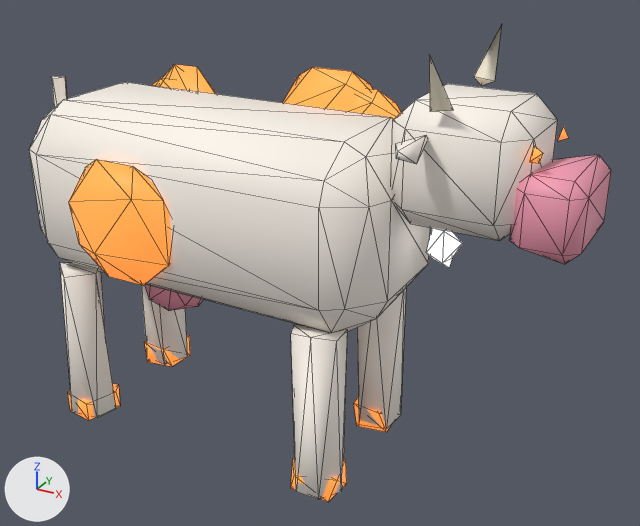
What one commit did to the glTF model public/models/lod2/cow.glb.
One viewpoint serves both versions: a 50 mm lens placed at (2.21, -3.12, 2.49), pointed at (0.46, 0.05, 0.91). Arrows for +X, +Y and +Z are at lower left; the lights stay in place. The older version comes first. Mesh edges are drawn as thin lines. Where no turn or scale is listed for an object, it has been applied to the vertices. Vertices at exactly the same position are counted once.

Names of what the first picture shows: 'cow'.
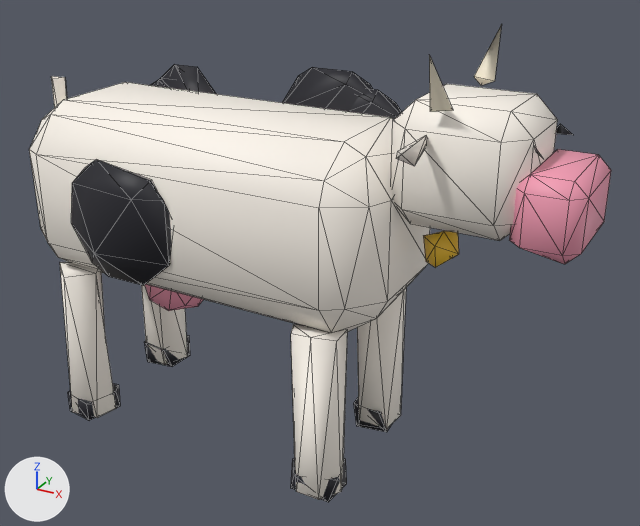
Edits to the bpy script that builds the scene:
```text
Change me_cow_002:
    where me_cow_002.from_pydata(...)  # 341 vertices, 576 faces; spans x -1.31..1.31, y -0.49..0.49, z -0.97..0.97
    used by ob_cow; location = (0.32, 0.0, 0.977)
    me_cow_002 part 1: the loose piece of 3 vertices spanning x 1.11..1.14, y 0.13..0.19, z 0.6..0.66 is deleted
    me_cow_002 part 2
    9 vertices are removed from x 0.69..1.14, y -0.4..0.42, z 0.59..0.7
    23 faces are deleted
    1 vertex moves from x 0.76, y -0.39, z 0.6 to x 0.75, y -0.37, z 0.59
    12 vertices are added at x 0.71..1.16, y -0.22..0.48, z 0.56..0.69
    24 new faces join them
    me_cow_002 part 3
    6 vertices are removed from x 0.19..0.76, y -0.08..0.46, z 0.06..0.21
    19 faces are deleted
    3 vertices move from x 0.06..0.81, y -0.08..0.46, z 0.14..0.21 to x -0.12..0.77, y -0.08..0.46, z 0.18..0.21
    5 vertices are added at (0.81, -0.03, 0.14), (0.65, 0.0, 0.18), (0.67, -0.02, 0.08), (0.73, -0.06, 0.08), (0.01, 0.46, 0.14)
    17 new faces join them
    me_cow_002 part 4
    10 vertices are removed from x -1.14..-0.47, y -0.43..0.47, z -0.19..0.45
    57 faces are deleted
    6 vertices move from x -1.16..-0.86, y -0.43..0.43, z 0.04..0.49 to x -1.13..-0.82, y -0.43..0.42, z -0.04..0.56
    11 vertices are added at x -1.14..-0.39, y -0.43..0.48, z -0.19..0.52
    59 new faces join them
    me_cow_002 part 5: 477 kept faces spanning x -1.31..1.31, y -0.49..0.48, z -0.97..0.97 get new texture (UV) coordinates
```

Changed parts and their boxes [x1, y1, x2, y2] in the pictures (640 x 526 px; the box of a moved part takes in the faces that stretch with it):
part 1 of me_cow_002, deleted: before [558, 127, 568, 141]
part 2 of me_cow_002, moved or reshaped: before [396, 135, 596, 174]; after [396, 124, 597, 174]
part 3 of me_cow_002, moved or reshaped: before [426, 228, 462, 268]; after [424, 231, 459, 268]
part 4 of me_cow_002, moved or reshaped: before [69, 65, 186, 274]; after [71, 65, 186, 276]
part 5 of me_cow_002, surface changed: [61, 64, 599, 502] in both
